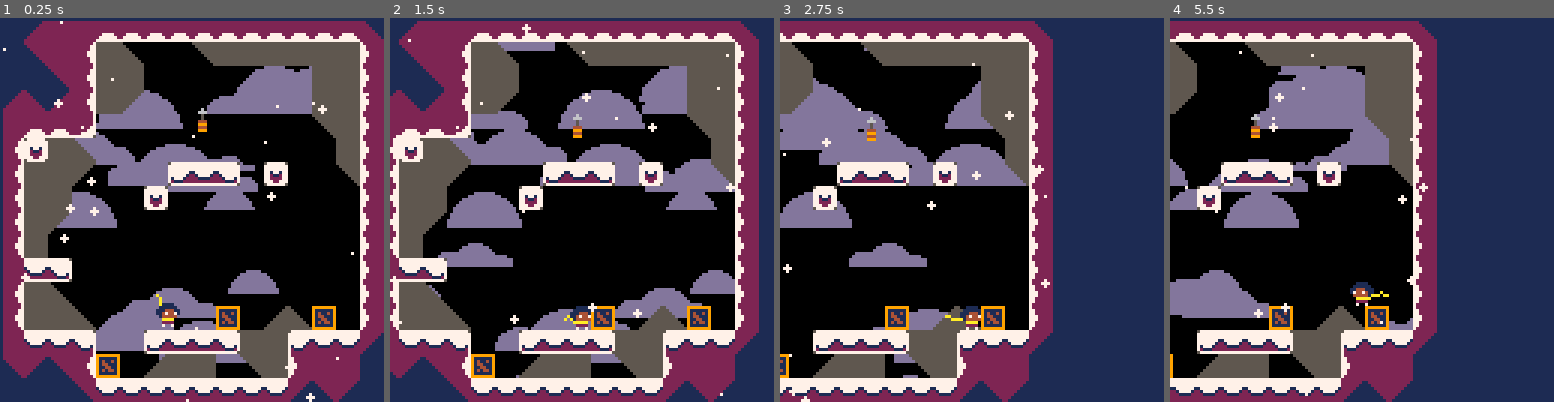
Above: before the commit, frames 1-4 (left to right).
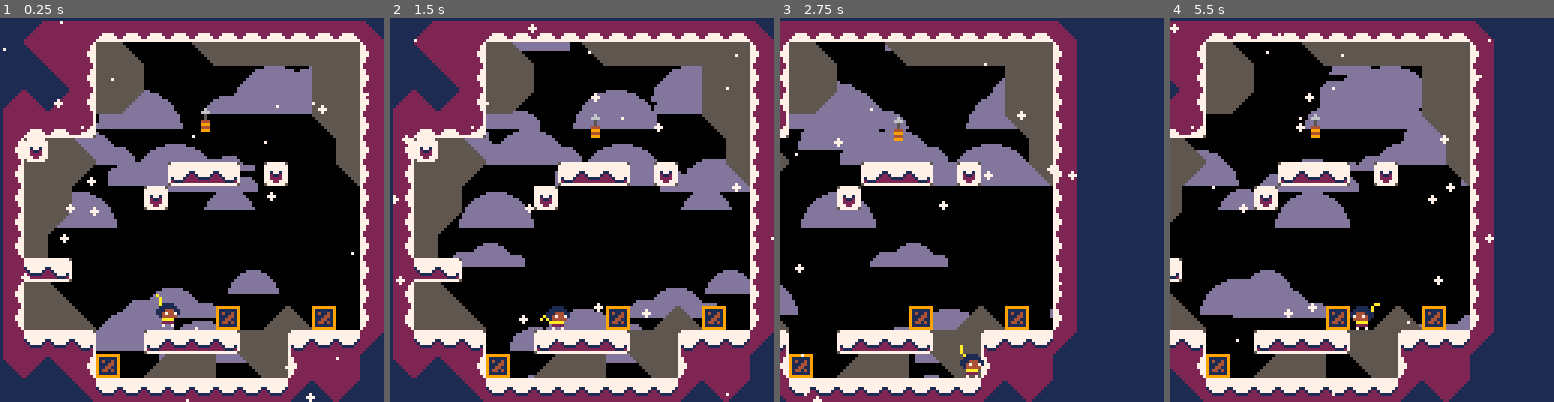
Above: after the commit, the same moments.

Repository: ExOK/Celeste2
Game: PICO-8 cartridge celeste2.p8
Two runs of this game, one before a commit and one after it. Both use one fixed random seed, a clock stepped at 60 frames per second and the inputs below.
Inputs:
- Up to frame 1 (0.25 s): no input
- Up to frame 2 (1.5 s): tap X (X key) at 0.33, 1.07 s; tap O (Z key) at 0.7 s
- Up to frame 3 (2.75 s): hold Right 1.6-2.1 s; tap O (Z key) at 1.7, 2.1, 2.5 s; tap X (X key) at 1.85 s; hold Up 2.15-2.42 s; hold Right from 2.47 s (still down)
- Up to frame 4 (5.5 s): tap O (Z key) every 0.4 s from 2.9 to 5.3 s; tap X (X key) at 2.97, 4.08, 5.2 s; release Right at 3.03 s; hold Left 3.08-3.58 s; hold Down 3.63-3.97 s; hold Right 4.02-4.68 s; hold Up 4.73-5.03 s; hold Left from 5.08 s (still down)

The runs differ from the first frame. In frame 1, 0.2% of the frame differs, in the area x 26-86%, y 23-93%; in frame 2, 34%; in frame 3, 29%; in frame 4, 52%, in the area x 0-85%, y 0-100%.

Commit message:
Bunch of physics stuff!

Diff:
--- a/celeste2.p8
+++ b/celeste2.p8
@@ -22,7 +22,6 @@
 -->8
 
 freeze_time = 0
-game_time = 0
 
 input_x = 0
 input_y = 0
@@ -117,8 +116,6 @@
 	if (freeze_time > 0) then
 		freeze_time -= 1
 	else
-		game_time += 1
-
 		--objects
 		for i = 1, #objects do
 			objects[i]:update()
@@ -239,7 +236,7 @@
 		end
 
 		ax = x0 + i * x_sign
-		ay = y + sin(game_time * time_freq + i * x_freq) * amplitude * fade
+		ay = y + sin(time() * time_freq + i * x_freq) * amplitude * fade
 		pset(ax, ay, col)
 
 		this_y = ay
--- a/object.lua
+++ b/object.lua
@@ -19,7 +19,7 @@
 object.hit_h = 8
 object.geom = g_none
 object.actor = true
-object.right = true
+object.facing = 1
 
 object.move_x = function(self, x)
 	self.remainder_x += x
--- a/player.lua
+++ b/player.lua
@@ -2,7 +2,7 @@
 player.tile = 2
 player.base = object
 
-player.jump_grace = 0
+player.t_jump_grace = 0
 player.jump_grace_y = 0
 player.t_var_jump = 0
 player.var_jump_speed = 0
@@ -11,6 +11,8 @@
 player.grapple_dir = 0
 player.grapple_hit = nil
 player.grapple_wave = 0
+player.grapple_boost = false
+player.t_grapple_cooldown = 0
 
 player.state = 0
 player.frame = 0
@@ -27,17 +29,16 @@
 	self.grapple_x = self.x
 	self.grapple_y = self.y - 3
 	self.grapple_wave = 0
+	self.t_grapple_cooldown = 6
 	self.t_var_jump = 0
 
 	if (input_x != 0) then
 		self.grapple_dir = input_x
 	else
-		if (self.right) then
-			self.grapple_dir = 1
-		else
-			self.grapple_dir = -1
-		end
-	end
+		self.grapple_dir = self.facing
+	end
+	self.facing = self.grapple_dir
+
 end
 
 player.grapple_check = function(self, x, y)
@@ -57,29 +58,7 @@
 	return false
 end
 
-player.grapple_attach = function(self)
-	self.state = 2
-	self.grapple_wave = 1.5
-	freeze_time = 2
-
-	self.speed_x = self.grapple_dir * 8
-end
-
-player.draw_grapple = function(self)
-
-	if (self.grapple_wave == 0) then
-		line(self.x, self.y - 3, self.grapple_x, self.grapple_y, 7)
-	else
-		if (self.grapple_dir != 0) then
-			--horizontal
-			draw_sine_h(self.x, self.grapple_x, self.y - 3, 7, 3 * self.grapple_wave, 0.2, 0.08, 6)
-		else
-			--vertical
-			draw_sine_v(self.y - 3, self.grapple_y, self.x, 7, 3 * self.grapple_wave, 0.2, 0.08, 6)
-		end
-	end
-
-end
+-- Jumps
 
 player.wall_jump = function(self, dir)
 	consume_jump_press()
@@ -87,6 +66,7 @@
 	self.speed_x = 3 * dir
 	self.var_jump_speed = self.speed_y
 	self.t_var_jump = 4
+	self.facing = dir
 end
 
 -- Events
@@ -107,14 +87,23 @@
 player.update = function(self)
 	local on_ground = self:check_solid(0, 1)
 	if (on_ground) then
-		self.jump_grace = 4
+		self.t_jump_grace = 4
 		self.jump_grace_y = self.y
 	else
-		self.jump_grace = max(0, self.jump_grace - 1)
+		self.t_jump_grace = max(0, self.t_jump_grace - 1)
+	end
+
+	if (self.t_grapple_cooldown > 0 and self.state < 1) then
+		self.t_grapple_cooldown -= 1
 	end
 
 	if (self.state == 0) then
 		-- normal state
+
+		-- facing
+		if (input_x ~= 0) then
+			self.facing = input_x
+		end
 
 		-- running
 		if (abs(self.speed_x) > 2 and input_x == sgn(self.speed_x)) then
@@ -129,12 +118,10 @@
 
 		-- gravity
 		if (not on_ground) then
-			local max = 4.5
-
 			if (abs(self.speed_y) < 0.2) then
-				self.speed_y = min(self.speed_y + 0.4, max)
+				self.speed_y = min(self.speed_y + 0.4, 4.5)
 			else
-				self.speed_y = min(self.speed_y + 0.8, max)
+				self.speed_y = min(self.speed_y + 0.8, 4.5)
 			end
 		end
 
@@ -150,13 +137,13 @@
 
 		-- jumping
 		if (input_jump_pressed > 0) then
-			if (self.jump_grace > 0) then
+			if (self.t_jump_grace > 0) then
 				consume_jump_press()
 				self.speed_y = -4
 				self.speed_x += input_x * 0.2
 				self.var_jump_speed = self.speed_y
 				self.t_var_jump = 4
-				self.jump_grace = 0
+				self.t_jump_grace = 0
 				self:move_y(self.jump_grace_y - self.y)
 			elseif (self:check_solid(2, 0)) then
 				self:wall_jump(-1)
@@ -166,7 +153,7 @@
 		end
 
 		-- throw grapple
-		if (consume_grapple_press()) then
+		if (self.t_grapple_cooldown <= 0 and consume_grapple_press()) then
 			self:start_grapple()
 		end
 
@@ -178,7 +165,10 @@
 		-- grapple movement
 		for i = 1, 12 do
 			if (self:grapple_check(self.grapple_x + self.grapple_dir, self.grapple_y)) then
-				self:grapple_attach()
+				self.state = 2
+				self.grapple_wave = 2
+				self.grapple_boost = false
+				freeze_time = 2
 			else
 				self.grapple_x += self.grapple_dir
 			end
@@ -195,6 +185,11 @@
 
 	elseif (self.state == 2) then
 		-- grapple attached state
+
+		if (not self.grapple_boost) then
+			self.grapple_boost = true
+			self.speed_x = self.grapple_dir * 8
+		end
 
 		-- acceleration
 		self.speed_x = approach(self.speed_x, self.grapple_dir * 5, 0.25)
@@ -214,6 +209,10 @@
 		-- release
 		if (not input_grapple) then
 			self.state = 0
+			self.facing *= -1
+			if (abs(self.speed_x) > 5) then
+				self.speed_x = sgn(self.speed_x) * 5
+			end
 		end
 
 	end
@@ -222,10 +221,9 @@
 	self:move_x(self.speed_x)
 	self:move_y(self.speed_y)
 
-	-- hacky sprite stuff
+	-- sprite
 	if (self.state != 2 and self.state != 1) then
 		if (input_x != 0) then
-			self.right = input_x > 0
 			self.frame += 0.25
 			self.frame = self.frame % 2
 		else
@@ -257,13 +255,12 @@
 player.draw = function(self)
 
 	-- scarf
-	local facing = (self.right and 1 or -1)
-	local last = { x = self.x - facing,y = self.y - 3 }
+	local last = { x = self.x - self.facing,y = self.y - 3 }
 	for i=1,#self.scarf do
 		local s = self.scarf[i]
 
 		-- approach last pos with an offset
-		s.x += (last.x - s.x - facing) / 1.5
+		s.x += (last.x - s.x - self.facing) / 1.5
 		s.y += ((last.y - s.y) + sin(i * 0.25 + time()) * i * 0.25) / 2
 
 		-- don't let it get too far
@@ -285,11 +282,15 @@
 
 	-- grapple
 	if (self.state != 0) then
-		self:draw_grapple()
+		if (self.grapple_wave == 0) then
+			line(self.x, self.y - 3, self.grapple_x, self.grapple_y, 7)
+		else
+			draw_sine_h(self.x, self.grapple_x, self.y - 3, 7, 2 * self.grapple_wave, 6, 0.08, 6)
+		end
 	end
 
 	-- sprite
-	spr(self.spr, self.x - 4, self.y - 8, 1, 1, not self.right)
+	spr(self.spr, self.x - 4, self.y - 8, 1, 1, self.facing ~= 1)
 end
 
 setmetatable(player, lookup)
